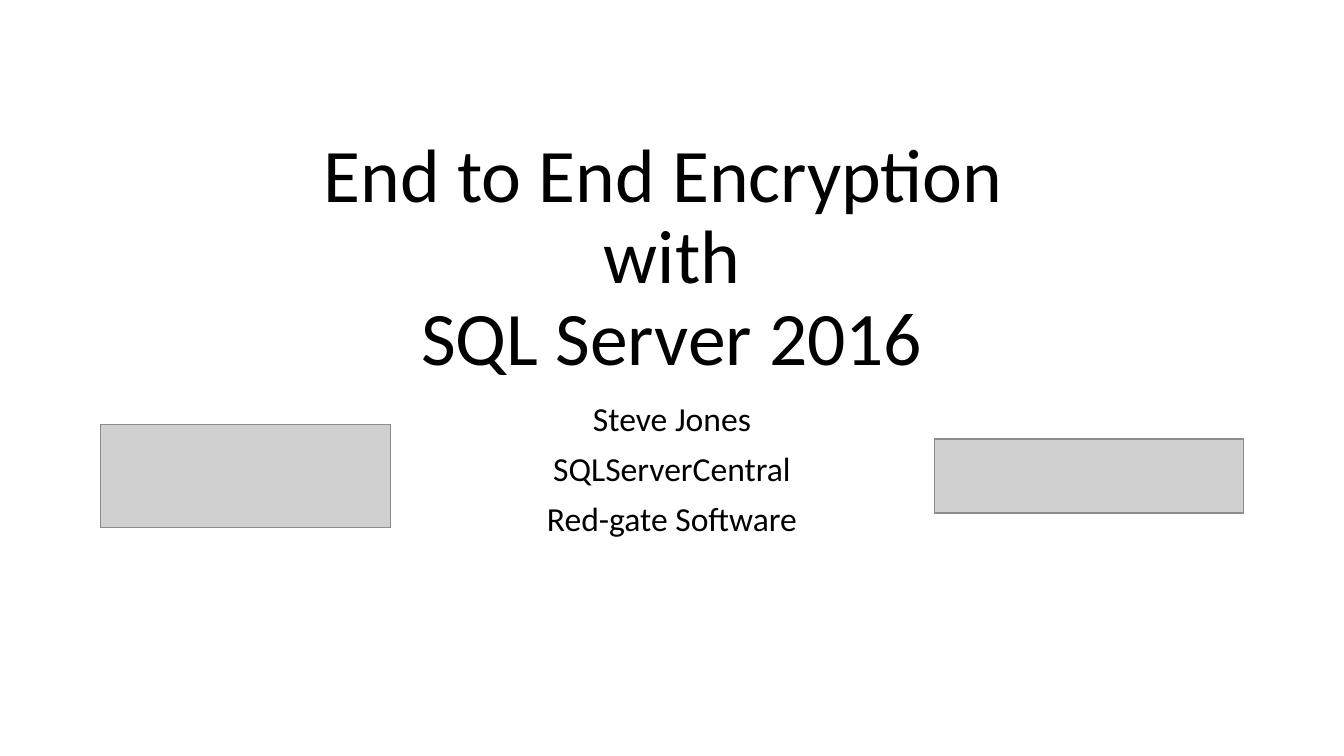
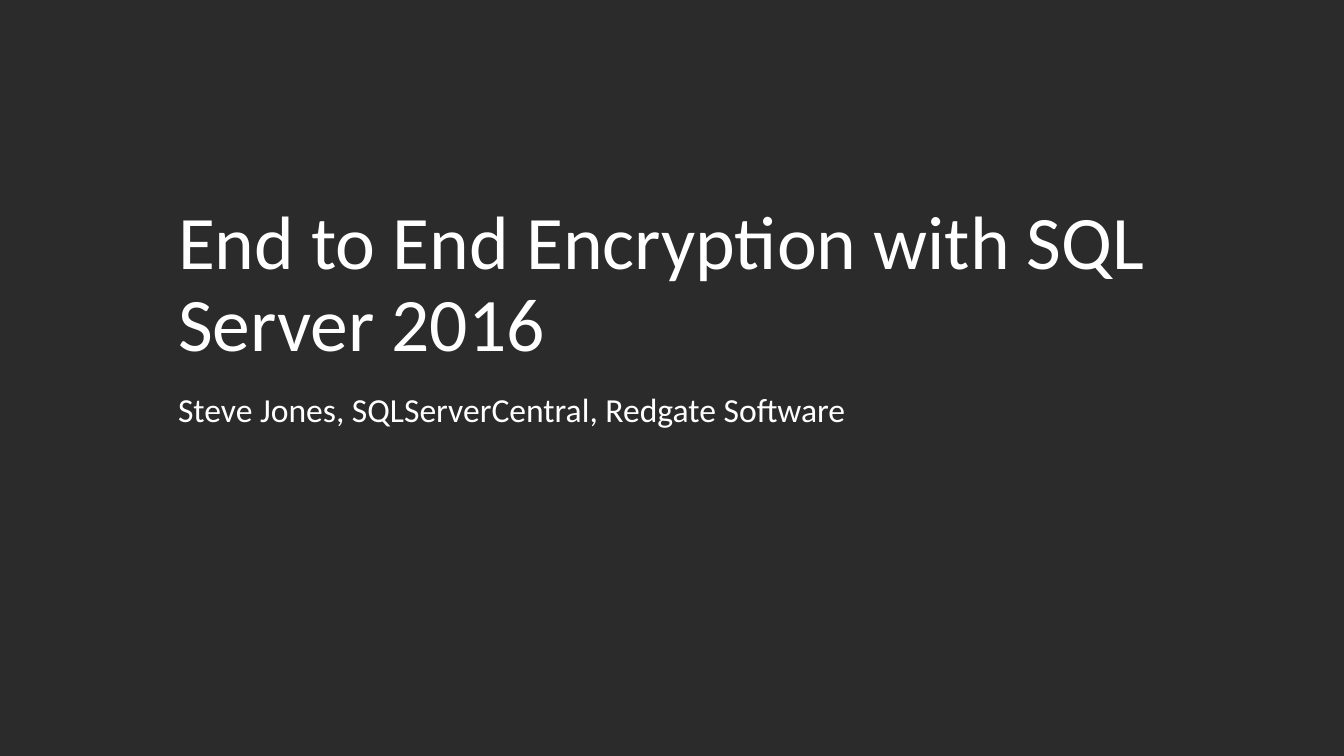
Before and after one commit to way0utwest/EndtoEndEncryptedSQL2016, a slide deck: slide 1 of Getting Started with Encryption in SQL 2016.pptx. Drawn at 1344x756 pixels with LibreOffice and Linux fonts; fonts in the diff are those of the drawing; grey boxes stand for pictures; background and template pictures are left out; a plain dark background stands for a picture behind light text. Boxes give left, top, right and bottom in pixels: in the first picture for what was removed or moved away, otherwise in the second. Text is boxed around its words. In the diff, an @@ line names an element or a change of style, - is before the commit and + after.

```diff
--- a/Getting Started with Encryption in SQL 2016.pptx
+++ b/Getting Started with Encryption in SQL 2016.pptx
@@ background #FFFFFF to picture (left out) @@
@@ title "End to End Encryption with ...": place and size @@
-title "End to End Encryption with ..." at <box>324,149,1002,375</box>
+title "End to End Encryption with ..." at <box>178,216,1144,352</box>
@@ title "End to End Encryption with ..." at <box>178,216,1144,352</box>: text colour #000000 to #FFFFFF; alignment centre to left @@
@@ subtitle at <box>178,398,846,428</box>: text changed; text colour #000000 to #FFFFFF @@
-Steve Jones
-SQLServerCentral
-Red-gate Software
+Steve Jones, SQLServerCentral, Redgate Software
@@ picture removed at <box>100,424,390,527</box> @@
@@ picture removed at <box>936,440,1244,513</box> @@
```
Also in this commit, not shown: 1 other slide changed, 2 slides added.
